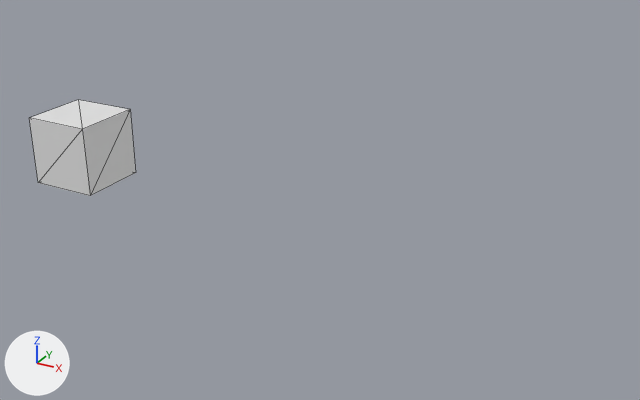
Two versions of the COLLADA model arboris/shapes.dae, one commit apart.
Before and after are seen from a camera (50 mm lens) standing at (17.85, -18.11, 9.0) and looking at (7.72, 0.3, -0.2). Arrows for +X, +Y and +Z are at lower left; the lights stay in place. Mesh edges are drawn as thin lines.
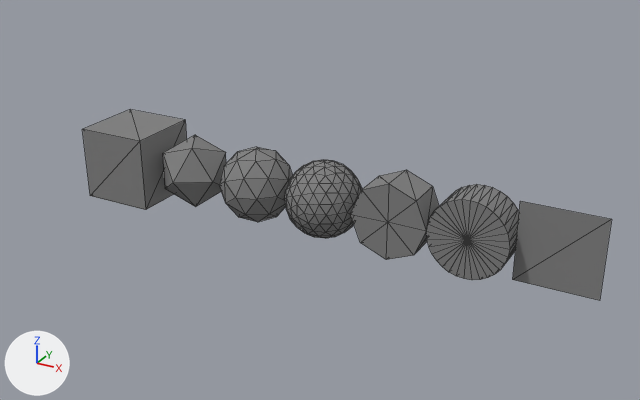
Patch to the scene script:
```diff
--- a/arboris/shapes.dae.py
+++ b/arboris/shapes.dae.py
@@ mat_grey @@
+mat_grey = principled_material('Grey')
+mat_grey.base_color = (0.214, 0.214, 0.214)  # grey #7f7f7f
+mat_grey.roughness = 0.9
@@ me_box @@
 me_box.from_pydata(...)  # 8 vertices, 12 faces; spans x -1.0..1.0, y -1.0..1.0, z -1.0..1.0
+me_box.materials.append(mat_grey)  # grey #7f7f7f
@@ me_node_006 @@
+me_node_006.from_pydata([(1.0, 0.0, 1.0), (1.0, 0.0, -1.0), (-1.0, 0.0, -1.0), (-1.0, 0.0, 1.0)], [], [(0, 3, 2), (2, 1, 0)])
+me_node_006.materials.append(mat_grey)  # grey #7f7f7f
@@ me_node_005 @@
+me_node_005.from_pydata(...)  # a 32-sided cylinder along y spanning x -1.0..1.0, y -0.5..0.5, z -1.0..1.0
+me_node_005.materials.append(mat_grey)  # grey #7f7f7f
@@ me_node_004 @@
+me_node_004.from_pydata(...)  # an 8-sided cylinder along y spanning x -1.0..1.0, y -0.5..0.5, z -1.0..1.0
+me_node_004.materials.append(mat_grey)  # grey #7f7f7f
@@ me_node_003 @@
+me_node_003.from_pydata(...)  # an icosphere of 320 faces spanning x -1.0..1.0, y -1.0..1.0, z -1.0..1.0
+me_node_003.materials.append(mat_grey)  # grey #7f7f7f
@@ me_node_002 @@
+me_node_002.from_pydata(...)  # an icosphere of 80 faces spanning x -0.95..0.95, y -1.0..1.0, z -1.0..1.0
+me_node_002.materials.append(mat_grey)  # grey #7f7f7f
@@ me_node_001 @@
+me_node_001.from_pydata(...)  # an icosphere of 20 faces spanning x -0.89..0.89, y -1.0..1.0, z -0.85..0.85
+me_node_001.materials.append(mat_grey)  # grey #7f7f7f
@@ ob_box @@
 ob_box = bpy.data.objects.new('box', me_box)
-ob_box.location = (0.0, 0.0, 0.0)
+ob_box.location = (2.0, 0.0, 0.0)
@@ ob_node_006 @@
+ob_node_006 = bpy.data.objects.new('Node.006', me_node_006)
+ob_node_006.location = (14.0, 0.0, 0.0)
@@ ob_node_005 @@
+ob_node_005 = bpy.data.objects.new('Node.005', me_node_005)
+ob_node_005.location = (12.0, 0.0, 0.0)
@@ ob_node_004 @@
+ob_node_004 = bpy.data.objects.new('Node.004', me_node_004)
+ob_node_004.location = (10.0, 0.0, 0.0)
@@ ob_node_003 @@
+ob_node_003 = bpy.data.objects.new('Node.003', me_node_003)
+ob_node_003.location = (8.0, 0.0, 0.0)
@@ ob_node_002 @@
+ob_node_002 = bpy.data.objects.new('Node.002', me_node_002)
+ob_node_002.location = (6.0, 0.0, 0.0)
@@ ob_node_001 @@
+ob_node_001 = bpy.data.objects.new('Node.001', me_node_001)
+ob_node_001.location = (4.0, 0.0, 0.0)
```

Boxes (x1, y1, x2, y2) around the edits, measured in the pictures (640 x 400 px):
'box', recoloured, moved
    before: (29, 100, 136, 196)
    after: (83, 109, 187, 210)
'Node.006', added
    after: (513, 201, 612, 301)
'Node.005', added
    after: (426, 184, 519, 280)
'Node.004', added
    after: (350, 170, 439, 260)
'Node.003', added
    after: (284, 160, 362, 238)
'Node.002', added
    after: (219, 147, 293, 222)
'Node.001', added
    after: (163, 135, 226, 207)
